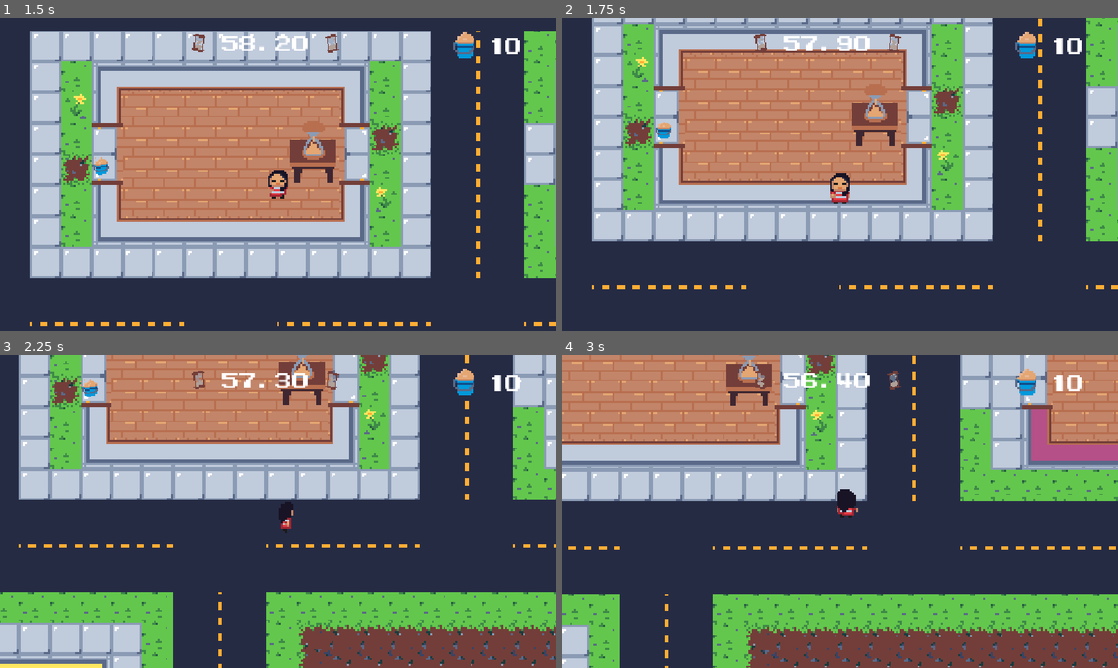
Above: before the commit, frames 1-4 (two rows, left to right).
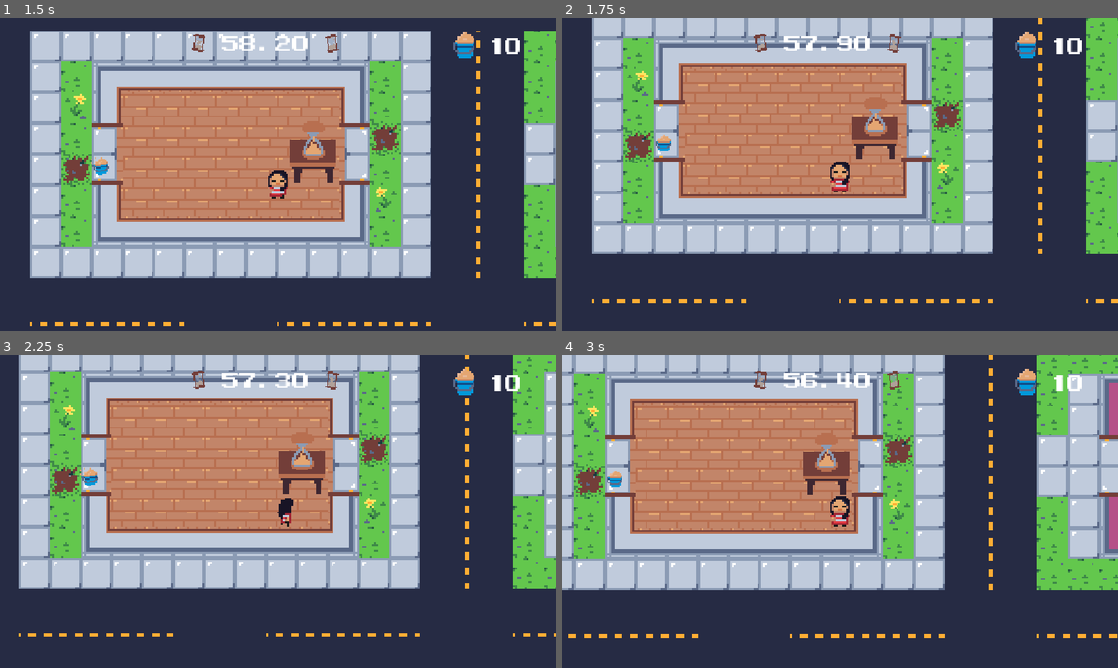
Above: after the commit, the same moments.

Repository: Pedso18/GMTK2026_JUPE
Game: Godot game, scene res://scenes/node_2d.tscn
The game is run twice, just before and just after one commit, with the same random seed, the same clock (stepped at 60 frames per second) and the same inputs. Sound files missing from this copy of the repository are replaced by a short silence.
Inputs (mouse positions are in pixels of both pictures, inside the frame that each line leads up to):
- Up to frame 1 (1.5 s): move the mouse to (400, 158) at 0.52 s; hold Right (ui_right) 0.53-1.28 s; move the mouse to (166, 190) at 1.27 s; hold Down (ui_down) from 1.28 s (still down)
- Up to frame 2 (1.75 s): keep holding Down (ui_down)
- Up to frame 3 (2.25 s): move the mouse to (333, 442) at 2.02 s; release Down (ui_down) at 2.03 s; hold Right (ui_right) from 2.03 s (still down)
- Up to frame 4 (3 s): move the mouse to (812, 574) at 2.77 s; release Right (ui_right) at 2.78 s; hold Up (ui_up) from 2.78 s (still down)

Frame 1 is identical in both runs. In frame 2, 30% of the frame differs, in the area x 5-100%, y 0-92%; in frame 3, 67%; in frame 4, 84%, in the area x 0-100%, y 0-100%.

Commit message:
adicionei mais tiles com colisãso

Diff:
--- a/scenes/node_2d.tscn
+++ b/scenes/node_2d.tscn
@@ -183,11 +183,17 @@
 16:0/0 = 0
 17:0/0 = 0
 18:0/0 = 0
+18:0/0/physics_layer_0/polygon_0/points = PackedVector2Array(-8, -8, 8, -8, 8, 8, -8, 8)
 19:0/0 = 0
+19:0/0/physics_layer_0/polygon_0/points = PackedVector2Array(-8, -8, 8, -8, 8, 8, -8, 8)
 20:0/0 = 0
+20:0/0/physics_layer_0/polygon_0/points = PackedVector2Array(-8, -8, 8, -8, 8, 8, -8, 8)
 21:0/0 = 0
+21:0/0/physics_layer_0/polygon_0/points = PackedVector2Array(-8, -8, 8, -8, 8, 8, -8, 8)
 22:0/0 = 0
+22:0/0/physics_layer_0/polygon_0/points = PackedVector2Array(-8, -8, 8, -8, 8, 8, -8, 8)
 23:0/0 = 0
+23:0/0/physics_layer_0/polygon_0/points = PackedVector2Array(-8, -8, 8, -8, 8, 8, -8, 8)
 24:0/0 = 0
 24:0/0/physics_layer_0/polygon_0/points = PackedVector2Array(-8, -8, 8, -8, 8, 8, -8, 8)
 25:0/0 = 0
